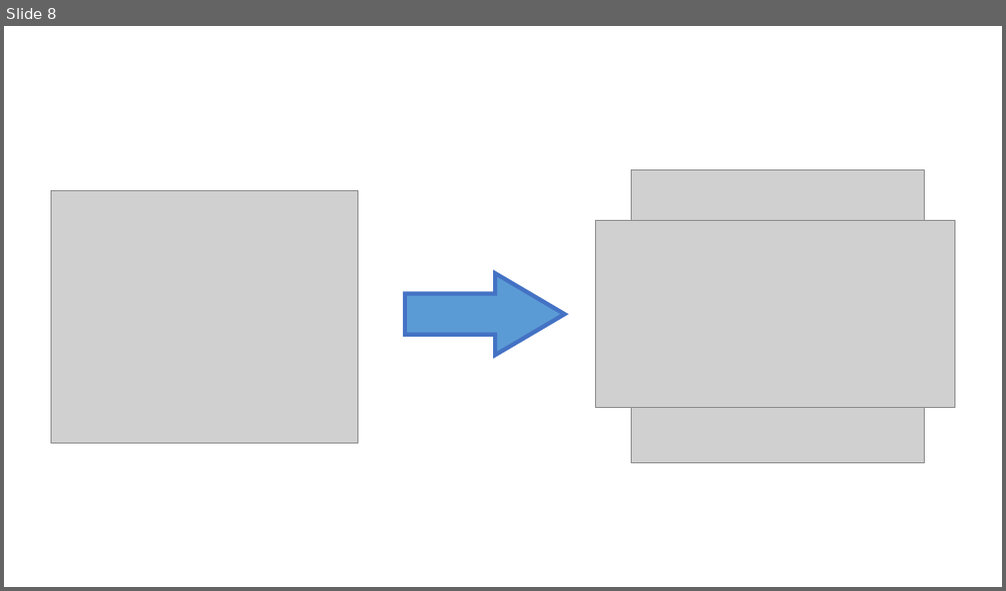
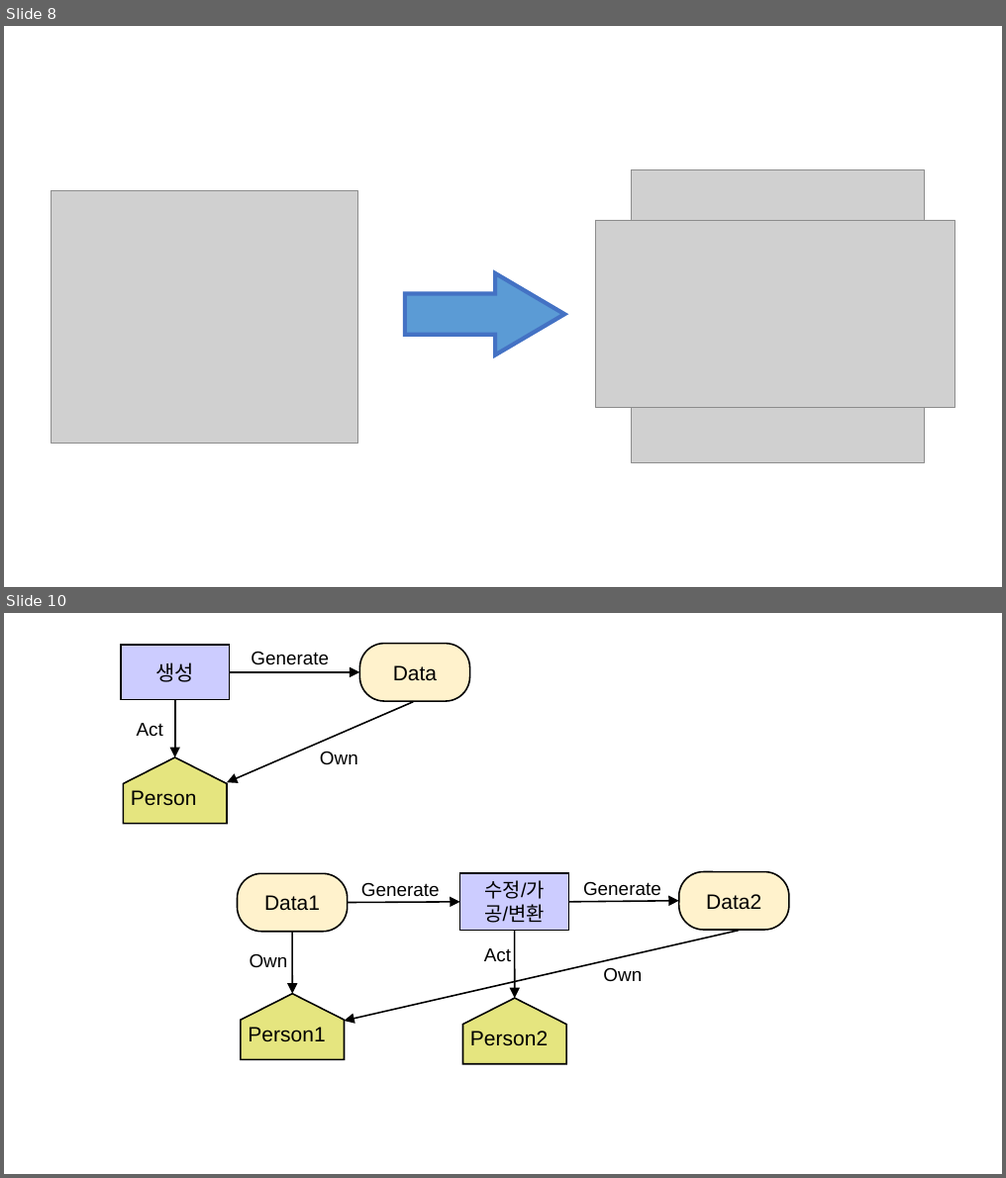
Before and after one commit to YYuJeong/Provenance-Data-Management-System, a slide deck: 그래프모델링.pptx. Shown one above the other, each under a label of ours: slide 8 before the commit, slides 8 and 10 after it; the slides between them are not shown. The pictures are 1006x591 and 1006x1178 pixels, drawn with LibreOffice and Linux fonts; fonts in the diff are those of the drawing; grey boxes stand for pictures. Boxes give left, top, right and bottom in pixels: in the first picture for what was removed or moved away, otherwise in the second. Text is boxed around its words. In the diff, an @@ line names an element or a change of style, - is before the commit and + after.

```diff
--- a/그래프모델링.pptx
+++ b/그래프모델링.pptx
@@ slide 10 added at bbox=[4, 613, 1002, 1174], background #FFFFFF @@
@@ rectangle added at bbox=[121, 645, 230, 699], fill #CCCCFF, outline #000000 1.5 pt, 20 pt, text #000000 @@
+생성
@@ text added at bbox=[251, 651, 329, 665], 18 pt, text #000000 @@
+Generate
@@ rounded rectangle added at bbox=[359, 644, 469, 701], fill #FFF2CC, outline #000000 1.5 pt, 20 pt, text #000000 @@
+Data
@@ arrow added from (174, 700) to (174, 758), #000000 1.5 pt @@
@@ arrow added from (230, 672) to (359, 672), #000000 1.5 pt @@
@@ text added at bbox=[137, 723, 163, 736], 18 pt, text #000000 @@
+Act
@@ arrow added from (414, 702) to (227, 783), #000000 1.5 pt @@
@@ pentagon arrow added at bbox=[123, 758, 227, 823], fill #E5E57F, outline #000000 1.5 pt, 20 pt, text #000000 @@
+Person
@@ text added at bbox=[320, 752, 358, 764], 18 pt, text #000000 @@
+Own
@@ rounded rectangle added at bbox=[238, 873, 348, 931], fill #FFF2CC, outline #000000 1.5 pt, 20 pt, text #000000 @@
+Data1
@@ rectangle added at bbox=[460, 873, 568, 931], fill #CCCCFF, outline #000000 1.5 pt, 19 pt, text #000000 @@
+수정/가공/변환
@@ rounded rectangle added at bbox=[679, 872, 789, 930], fill #FFF2CC, outline #000000 1.5 pt, 20 pt, text #000000 @@
+Data2
@@ arrow added from (348, 903) to (460, 902), #000000 1.5 pt @@
@@ text added at bbox=[361, 882, 440, 897], 18 pt, text #000000 @@
+Generate
@@ arrow added from (569, 902) to (679, 901), #000000 1.5 pt @@
@@ text added at bbox=[583, 881, 661, 896], 18 pt, text #000000 @@
+Generate
@@ arrow added from (292, 932) to (292, 994), #000000 1.5 pt @@
@@ arrow added from (739, 931) to (344, 1021), #000000 1.5 pt @@
@@ arrow added from (515, 931) to (515, 998), #000000 1.5 pt @@
@@ text added at bbox=[250, 954, 288, 967], 18 pt, text #000000 @@
+Own
@@ text added at bbox=[484, 949, 511, 961], 18 pt, text #000000 @@
+Act
@@ text added at bbox=[603, 967, 642, 982], 18 pt, text #000000 @@
+Own
@@ pentagon arrow added at bbox=[241, 994, 344, 1059], fill #E5E57F, outline #000000 1.5 pt, 20 pt, text #000000 @@
+Person1
@@ pentagon arrow added at bbox=[463, 998, 566, 1064], fill #E5E57F, outline #000000 1.5 pt, 20 pt, text #000000 @@
+Person2
```
Also in this commit, not shown: 4 other slides added.
